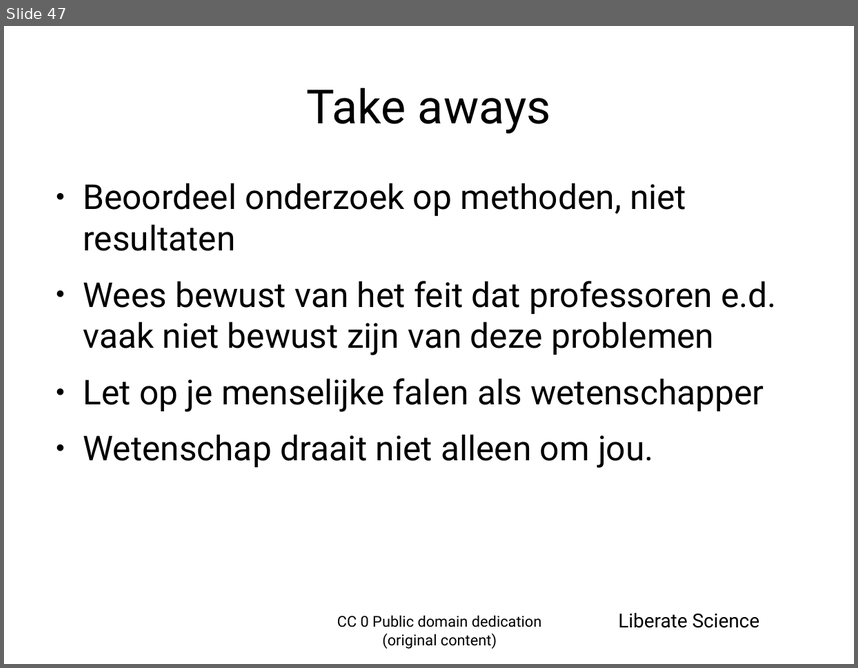
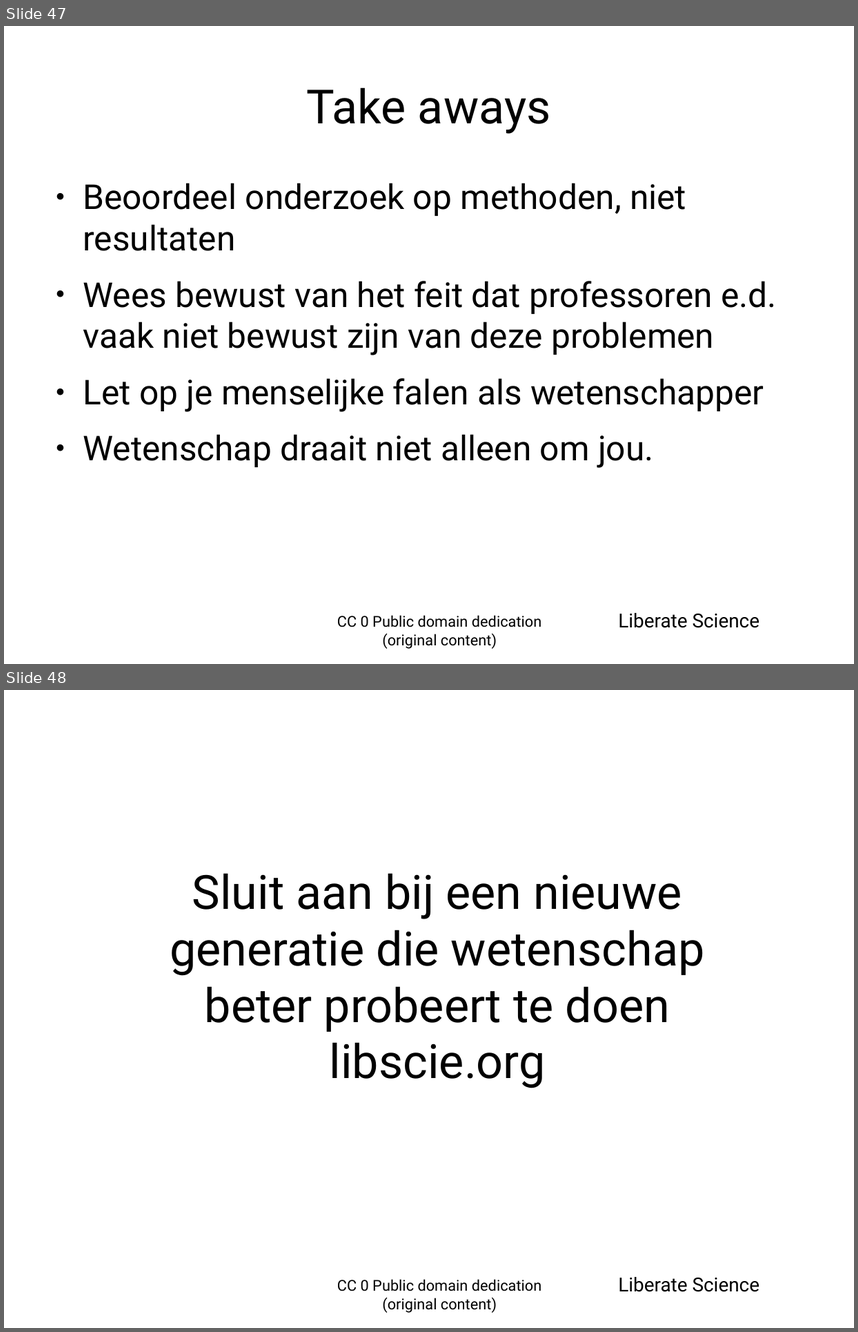
Before and after one commit to chartgerink/talks, a slide deck: 2017_2018/20171021amsj/presentation.odp. Shown one above the other, each under a label of ours: slide 47 before the commit, slides 47 and 48 after it. The pictures are 858x668 and 858x1332 pixels, drawn with LibreOffice and Linux fonts; fonts in the diff are those of the drawing; background and template pictures are left out. Boxes give left, top, right and bottom in pixels: in the first picture for what was removed or moved away, otherwise in the second. Text is boxed around its words. In the diff, an @@ line names an element or a change of style, - is before the commit and + after.

```diff
--- a/2017_2018/20171021amsj/presentation.odp
+++ b/2017_2018/20171021amsj/presentation.odp
@@ slide 48 added at (4, 690, 854, 1328), background #FFFFFF; not listed: 2 template elements that a slide beside it also shows @@
@@ title added at (170, 873, 705, 1088), 44 pt, text #000000 @@
+Sluit aan bij een nieuwe generatie die wetenschap beter probeert te doen
+libscie.org
```
Also in this commit, not shown: 2 other files.
